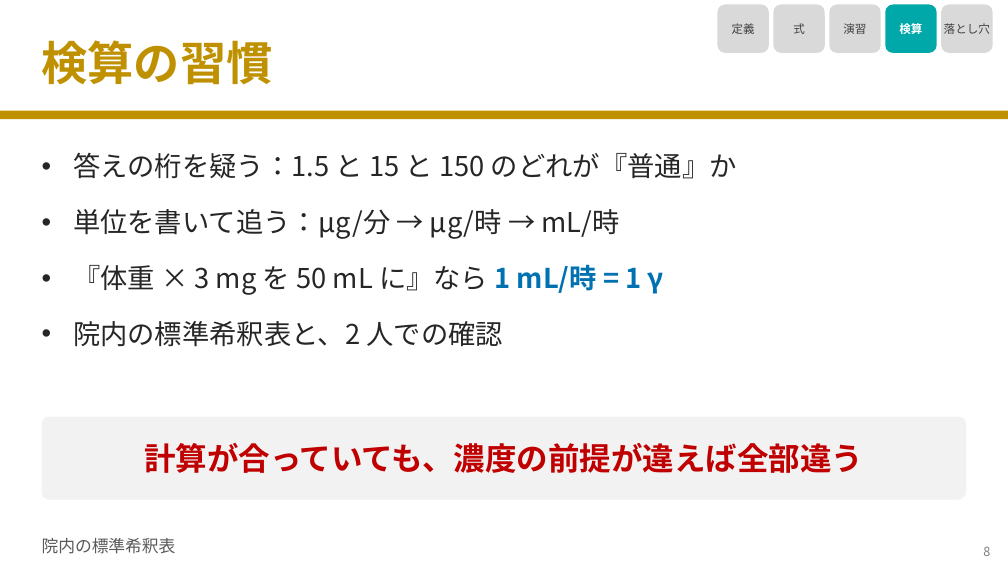
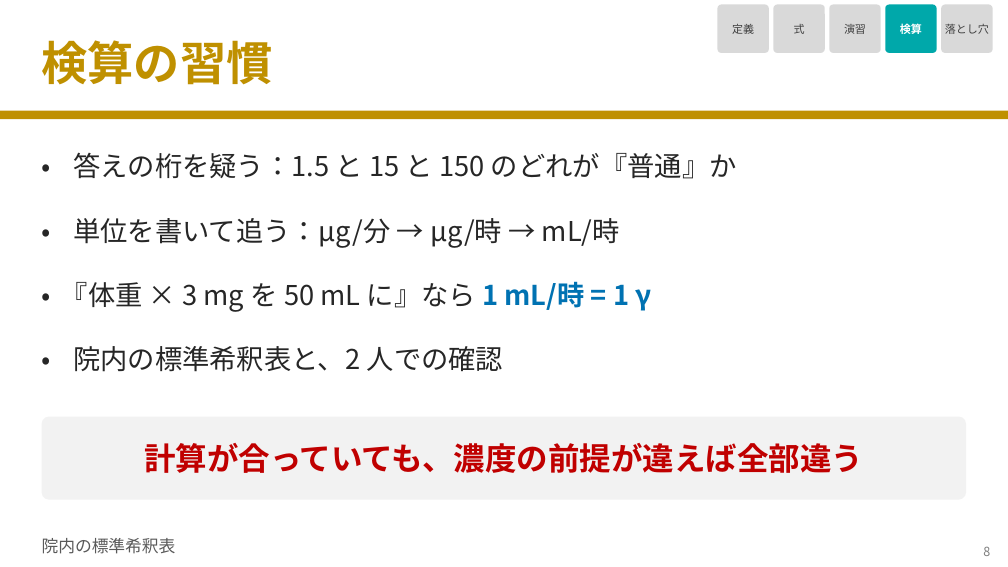
Before and after one commit to nobumitsu-3141/Anes-lecture, a slide deck: slide 9 of slides/3-10_gamma_calculation/3-10_gamma_calculation.pptx. Drawn at 1008x567 pixels with LibreOffice and Linux fonts; fonts in the diff are those of the drawing. Boxes give left, top, right and bottom in pixels: in the first picture for what was removed or moved away, otherwise in the second. Text is boxed around its words. In the diff, an @@ line names an element or a change of style, - is before the commit and + after.

```diff
--- a/slides/3-10_gamma_calculation/3-10_gamma_calculation.pptx
+++ b/slides/3-10_gamma_calculation/3-10_gamma_calculation.pptx
@@ size 11 to 10.5 pt; proportions changed in 5 elements at box(718, 5, 769, 53), box(774, 5, 825, 53), box(830, 5, 881, 53), box(885, 5, 937, 53), box(941, 5, 993, 53) @@
@@ text added at box(42, 150, 73, 191), 26 pt, text #262626 @@
+•
@@ text at box(73, 152, 737, 239): paragraphs removed @@
-• 答えの桁を疑う：1.5 と 15 と 150 のどれが『普通』か
-• 単位を書いて追う：μg/分 → μg/時 → mL/時
@@ text added at box(42, 214, 73, 256), 26 pt, text #262626 @@
+•
@@ text added at box(73, 218, 620, 248), 26 pt, text #262626 @@
+単位を書いて追う：μg/分 → μg/時 → mL/時
@@ text added at box(42, 278, 73, 320), 26 pt, text #262626 @@
+•
@@ text "『体重 × 3 mg を ...": place and size @@
-text "『体重 × 3 mg を ..." at box(73, 152, 737, 347)
+text "『体重 × 3 mg を ..." at box(61, 281, 652, 312)
@@ text "『体重 × 3 mg を ..." at box(61, 281, 652, 312): bullet • to none; less space between paragraphs @@
@@ text at box(73, 321, 504, 347): paragraph removed @@
-• 院内の標準希釈表と、2 人での確認
@@ text added at box(42, 343, 73, 384), 26 pt, text #262626 @@
+•
@@ text added at box(73, 346, 504, 372), 26 pt, text #262626 @@
+院内の標準希釈表と、2 人での確認
```
Also in this commit, not shown: 9 other slides changed, 3 other files.
